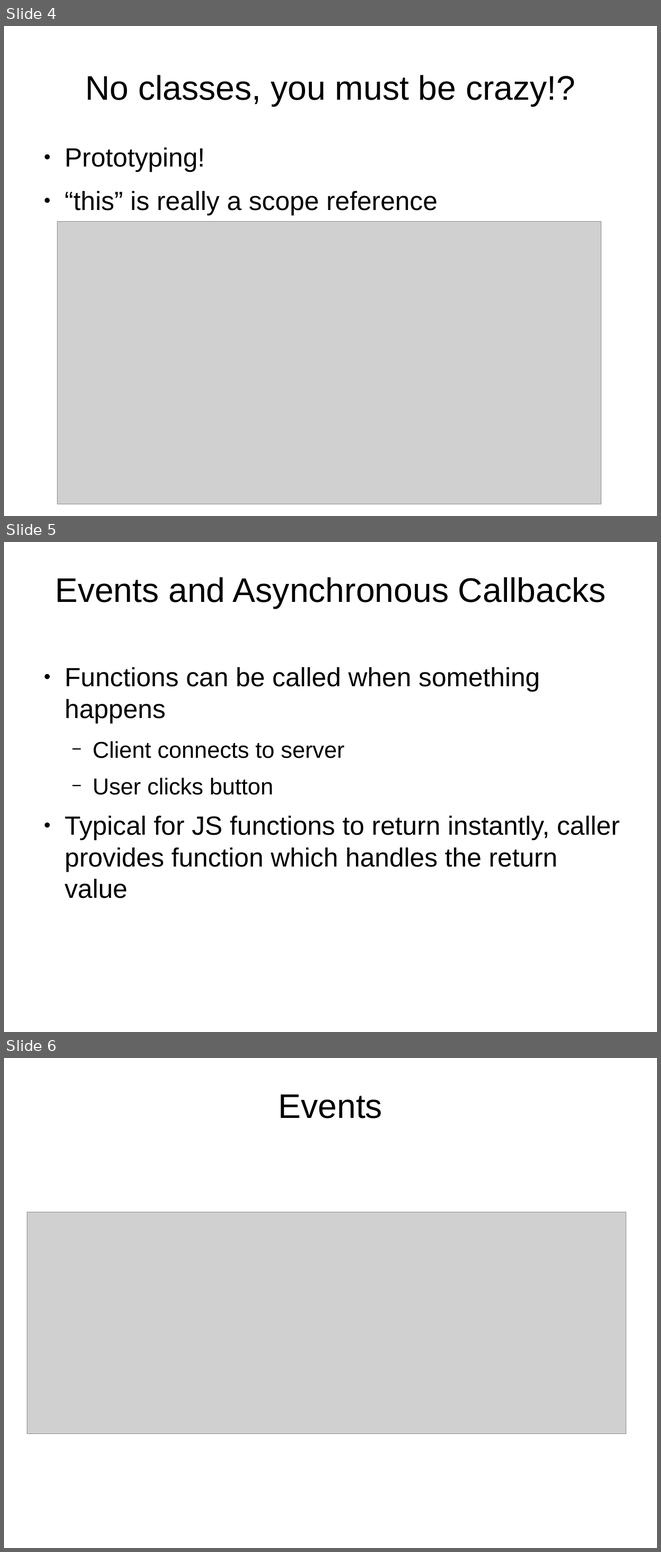
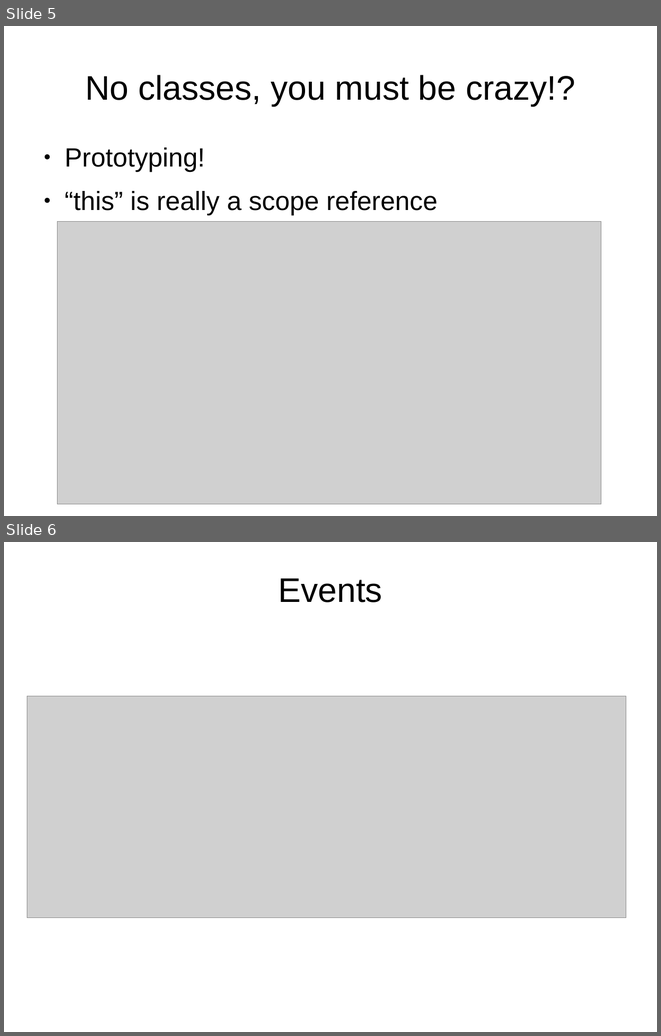
Before and after one commit to DepthDeluxe/CompilerOptimization, a slide deck: presentation/Javascript.odp. Shown one above the other, each under a label of ours: slides 4, 5 and 6 before the commit, slides 5 and 6 after it. The pictures are 661x1552 and 661x1036 pixels, drawn with LibreOffice and Linux fonts; fonts in the diff are those of the drawing; grey boxes stand for pictures; background and template pictures are left out. Boxes give left, top, right and bottom in pixels: in the first picture for what was removed or moved away, otherwise in the second. Text is boxed around its words. In the diff, an @@ line names an element or a change of style, - is before the commit and + after.

```diff
--- a/presentation/Javascript.odp
+++ b/presentation/Javascript.odp
@@ slide 5 removed at (4,542,657,1032), background picture (left out) @@
@@ title removed at (55,577,606,609) @@
-Events and Asynchronous Callbacks
@@ text removed at (64,667,620,898) @@
-● Functions can be called when something happens
-  − Client connects to server
-  − User clicks button
-● Typical for JS functions to return instantly, caller provides function which handles the return value
@@ what was slide 4 is now slide 5 @@
```
Also in this commit, not shown: 1 slide changed, 1 slide added, 1 other slide removed.
